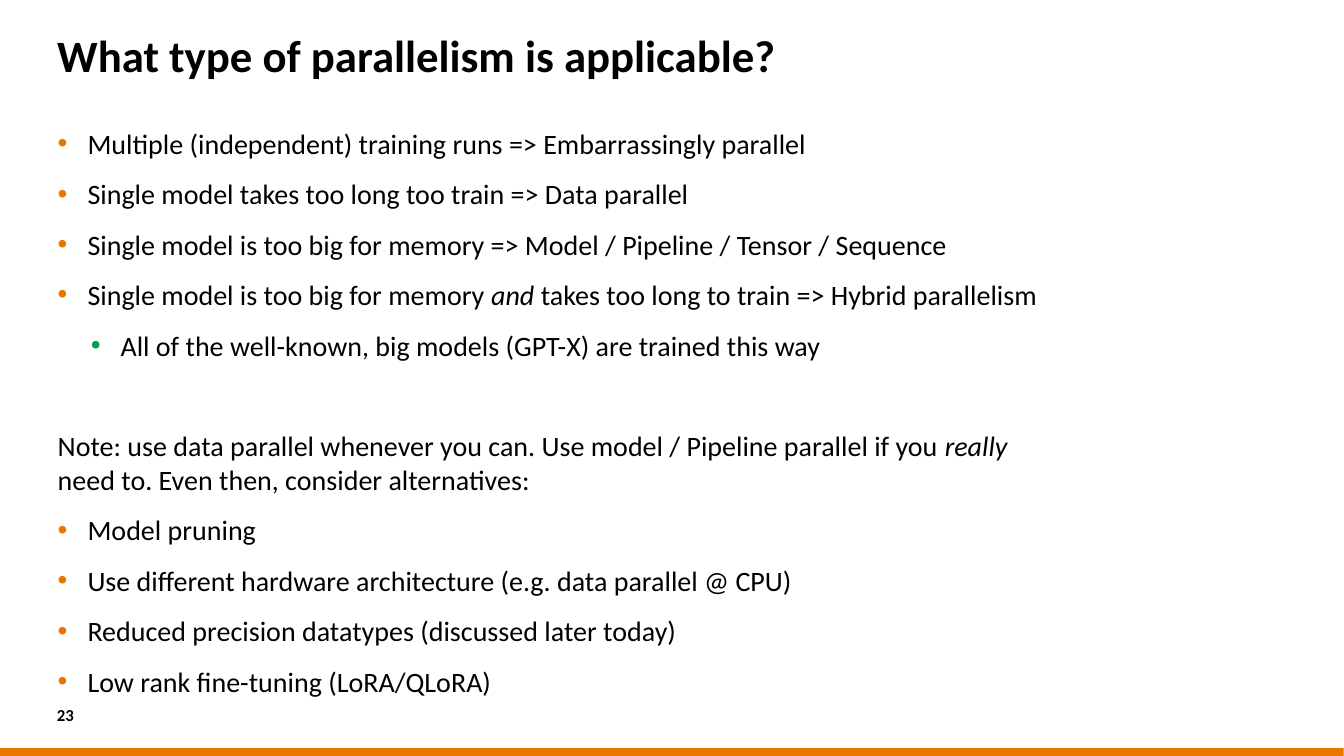
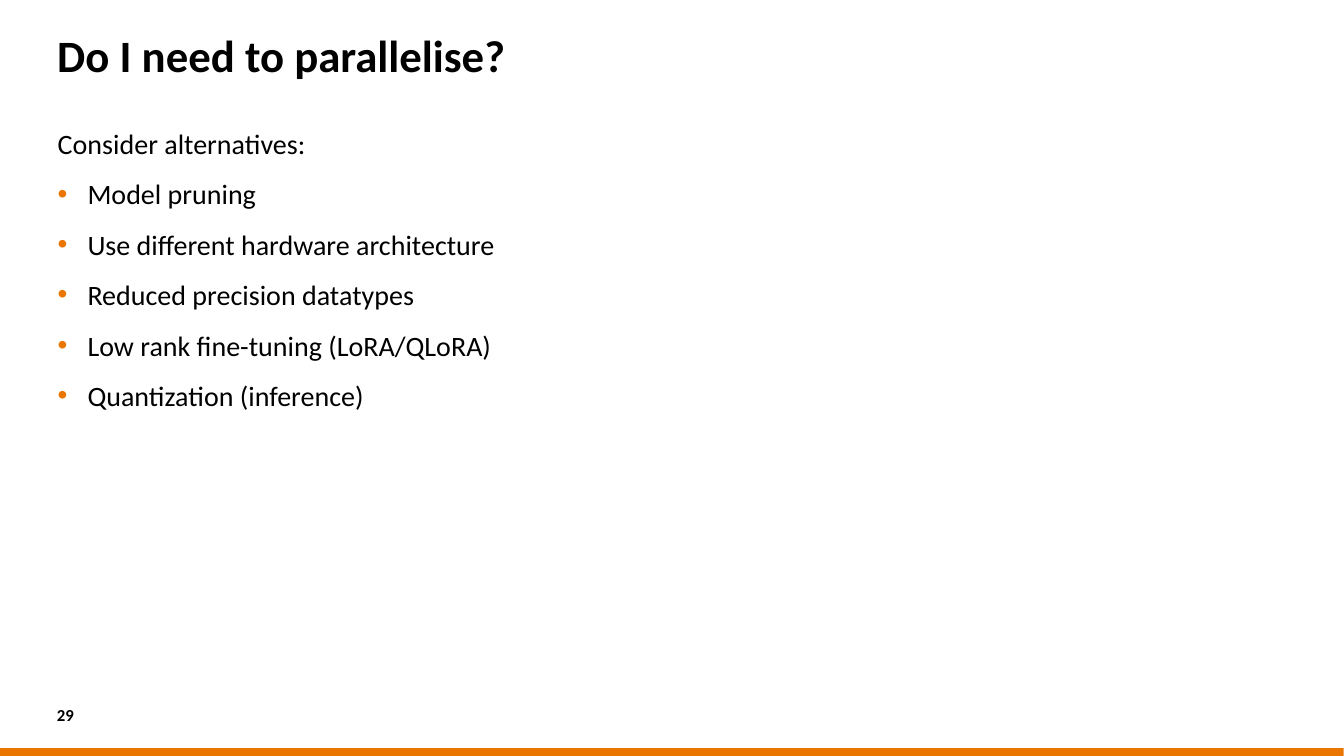
Before and after one commit to sara-nl/HPML-course-materials, a slide deck: slide 29 of Day2/slides/Parallel_Computing_for_DL.pptx (slide 23 before the commit). Drawn at 1344x756 pixels with LibreOffice and Linux fonts; fonts in the diff are those of the drawing; background and template pictures are left out. Boxes give left, top, right and bottom in pixels: in the first picture for what was removed or moved away, otherwise in the second. Text is boxed around its words. In the diff, an @@ line names an element or a change of style, - is before the commit and + after.

```diff
--- a/Day2/slides/Parallel_Computing_for_DL.pptx
+++ b/Day2/slides/Parallel_Computing_for_DL.pptx
@@ title at box(57, 40, 505, 79): text changed @@
-What type of parallelism is applicable?
+Do I need to parallelise?
@@ text at box(58, 134, 305, 155): text changed @@
-• Multiple (independent) training runs => Embarrassingly parallel
-• Single model takes too long too train => Data parallel
-• Single model is too big for memory => Model / Pipeline / Tensor / Sequence
-• Single model is too big for memory and takes too long to train => Hybrid parallelism
-  • All of the well-known, big models (GPT-X) are trained this way
-Note: use data parallel whenever you can. Use model / Pipeline parallel if you really need to. Even then, consider alternatives:
+Consider alternatives:
@@ text at box(88, 235, 494, 310): text changed @@
-• Use different hardware architecture (e.g. data parallel @ CPU)
-• Reduced precision datatypes (discussed later today)
+• Use different hardware architecture
+• Reduced precision datatypes
@@ text at box(88, 385, 364, 410): paragraph added @@
+• Quantization (inference)
@@ page number at box(57, 710, 74, 721): text changed @@
-23
+29
```
Also in this commit, not shown: 37 other slides changed, 6 slides added, 12 other files.
